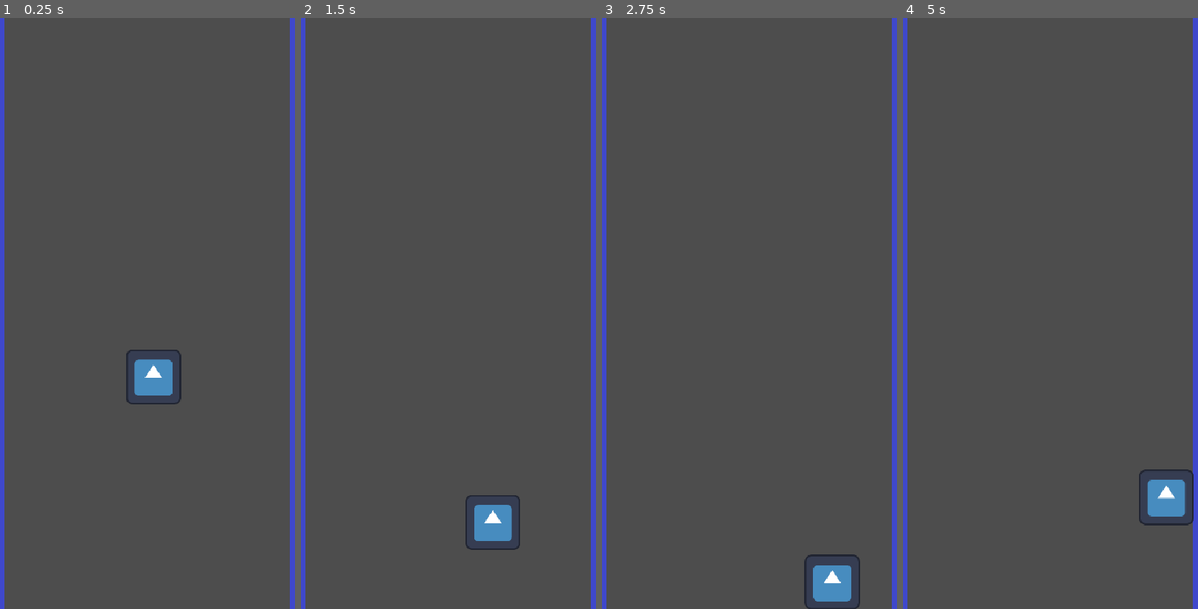
Above: before the commit, frames 1-4 (left to right).
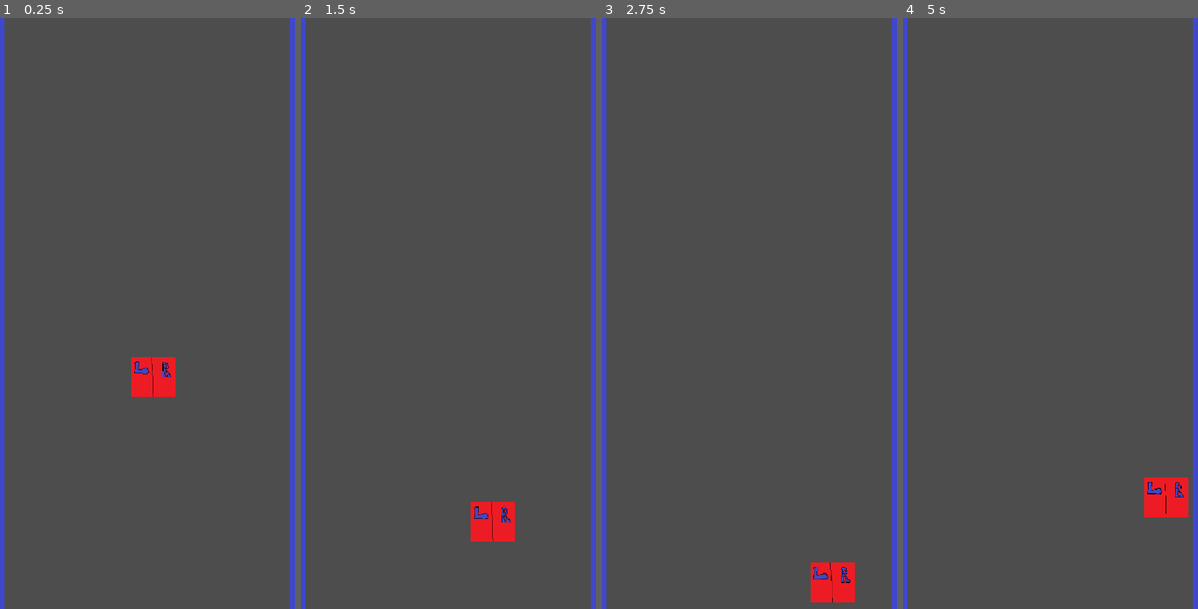
Above: after the commit, the same moments.

Repository: atknony/fly_or_die
Game: Godot game, scene res://Scenes/game.tscn
The game is run twice, just before and just after one commit, with the same random seed, the same clock (stepped at 60 frames per second) and the same inputs. The engine's default icon, where the game draws it, is replaced by a stand-in: a white triangle on a blue panel in a dark square.
Inputs (mouse positions are in pixels of both pictures, inside the frame that each line leads up to):
- Up to frame 1 (0.25 s): no input
- Up to frame 2 (1.5 s): move the mouse to (519, 283) at 0.52 s; click (519, 283) at 0.77 s; move the mouse to (380, 343) at 1.27 s
- Up to frame 3 (2.75 s): click (681, 343) at 1.52 s; move the mouse to (781, 183) at 2.02 s
- Up to frame 4 (5 s): move the mouse to (1032, 431) at 2.77 s; click (1032, 431) at 3.02 s; move the mouse to (1150, 402) at 3.52 s; click (1150, 402) at 3.77 s; move the mouse to (950, 224) at 4.27 s; click (950, 224) at 4.52 s

The runs differ from the first frame. In frame 1, 1.2% of the frame differs, in the area x 42-62%, y 56-66%; in frame 2, 1.2%; in frame 3, 1.2%; in frame 4, 1.3%, in the area x 80-99%, y 76-86%.

Commit message:
Update player.tscn

Diff:
--- a/Scenes/player.tscn
+++ b/Scenes/player.tscn
@@ -1,7 +1,7 @@
 [gd_scene load_steps=4 format=3 uid="uid://bc33flt6mjyp0"]
 
 [ext_resource type="Script" uid="uid://cr2hk05y8e1dl" path="res://Scripts/player.gd" id="1_cvnsp"]
-[ext_resource type="Texture2D" uid="uid://bolkgawd6e3gp" path="res://icon.svg" id="1_v0iea"]
+[ext_resource type="Texture2D" uid="uid://bf6tm2io8jy13" path="res://Assets/fly.png" id="2_cvnsp"]
 
 [sub_resource type="CircleShape2D" id="CircleShape2D_cvnsp"]
 radius = 63.0079
@@ -11,7 +11,7 @@
 script = ExtResource("1_cvnsp")
 
 [node name="Sprite2D" type="Sprite2D" parent="."]
-texture = ExtResource("1_v0iea")
+texture = ExtResource("2_cvnsp")
 
 [node name="CollisionShape2D" type="CollisionShape2D" parent="."]
 shape = SubResource("CircleShape2D_cvnsp")
